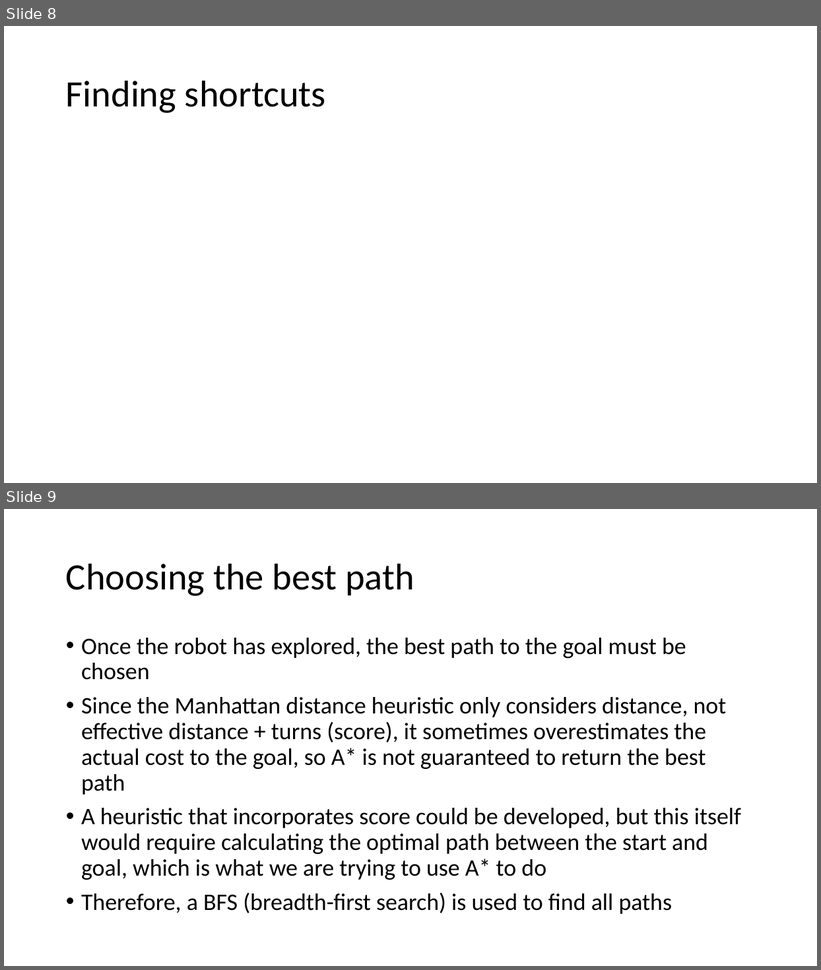
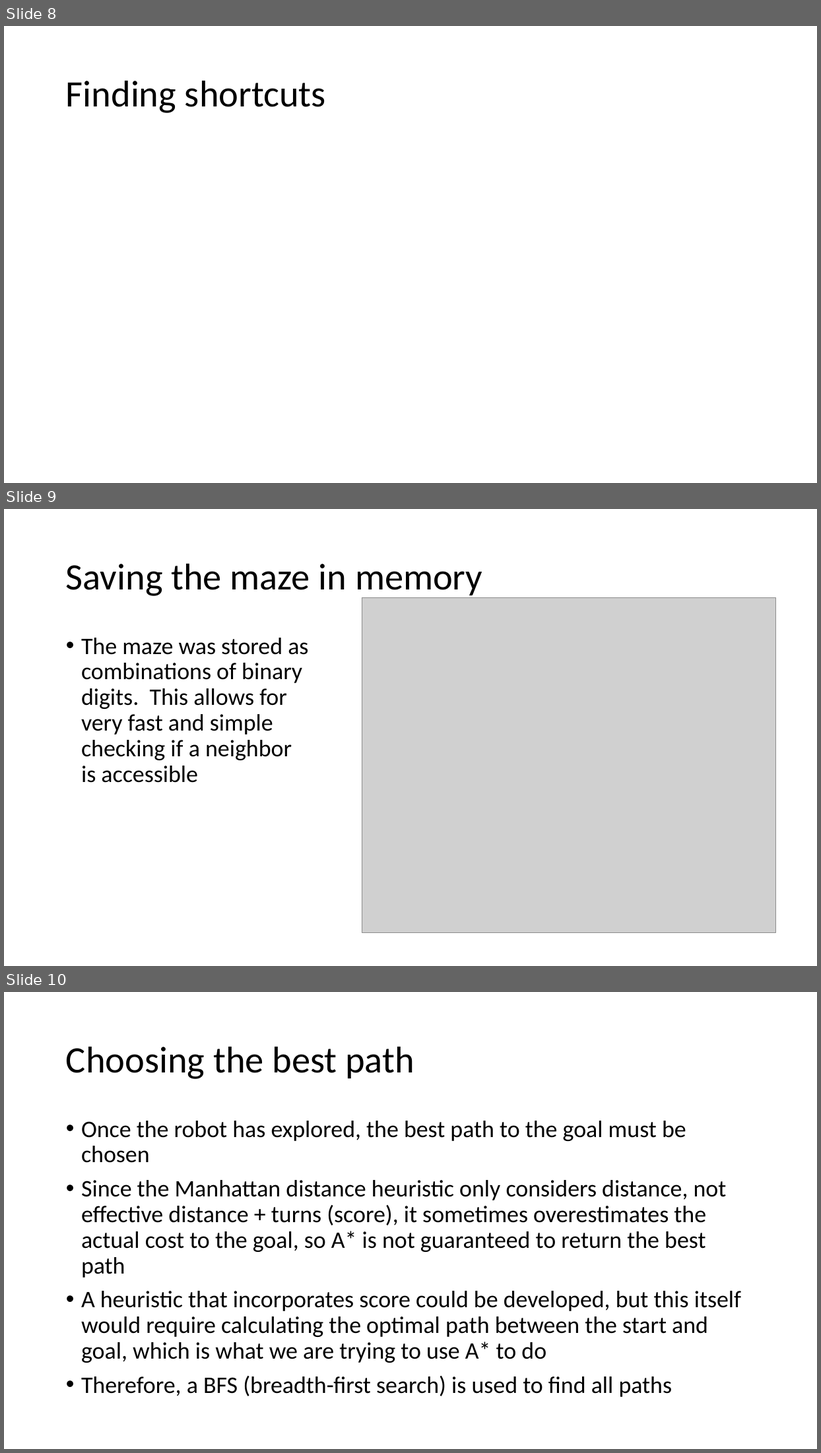
Before and after one commit to james-ralph8555/DrexelMicromouse2020, a slide deck: Drexel 2020 Micromouse Algorithm.pptm. Shown one above the other, each under a label of ours: slides 8 and 9 before the commit, slides 8, 9 and 10 after it. The pictures are 821x970 and 821x1453 pixels, drawn with LibreOffice and Linux fonts; fonts in the diff are those of the drawing; grey boxes stand for pictures. Boxes give left, top, right and bottom in pixels: in the first picture for what was removed or moved away, otherwise in the second. Text is boxed around its words. In the diff, an @@ line names an element or a change of style, - is before the commit and + after.

```diff
--- a/Drexel 2020 Micromouse Algorithm.pptm
+++ b/Drexel 2020 Micromouse Algorithm.pptm
@@ slide 9 added at box(4, 509, 817, 966), background #FFFFFF @@
@@ title added at box(66, 563, 482, 598), 44 pt, text #000000 @@
+Saving the maze in memory
@@ picture added at box(362, 597, 776, 933) @@
@@ text added at box(81, 638, 308, 783), 28 pt, text #000000 @@
+• The maze was stored as combinations of binary digits. This allows for very fast and simple checking if a neighbor is accessible
@@ what was slide 9 is now slide 10 @@
```
